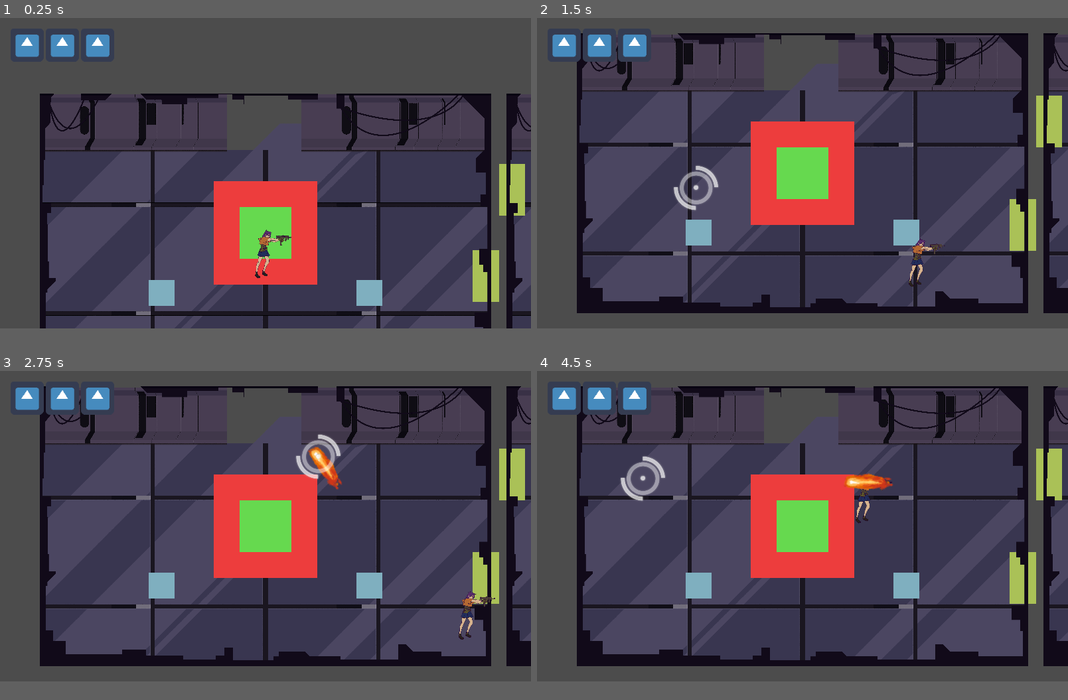
Above: before the commit, frames 1-4 (two rows, left to right).
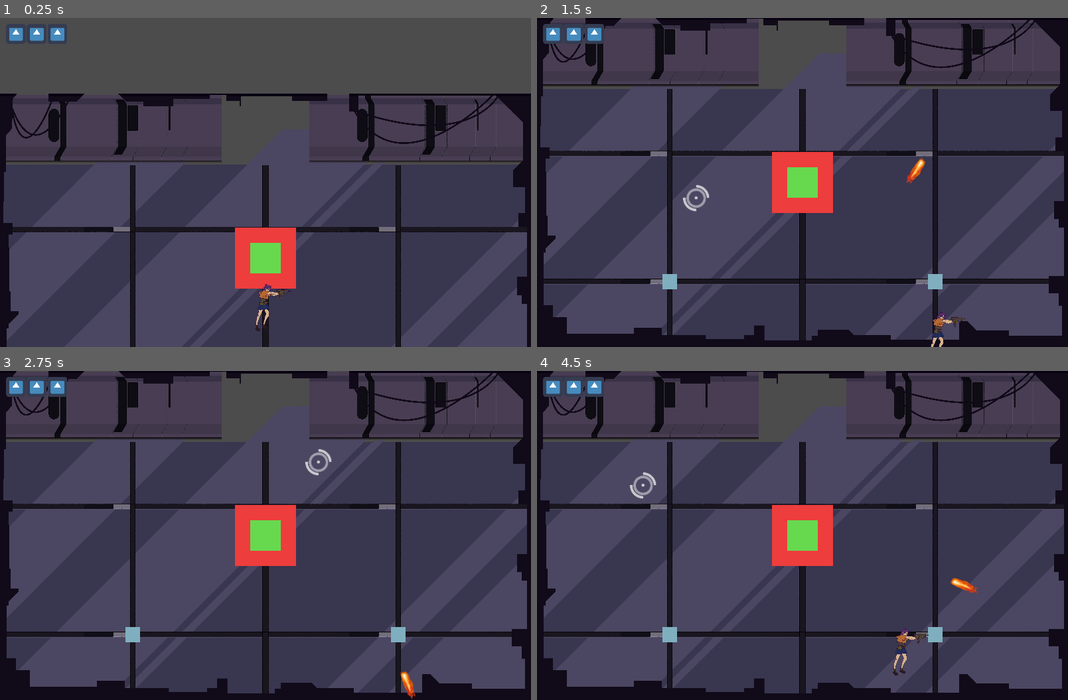
Above: after the commit, the same moments.

Repository: htw6174/purge-cycle
Game: Godot game, scene res://main.tscn
Same seed, same stepped clock (60 frames per second), same inputs: the game is played once before the commit and once after it. The engine's default icon, where the game draws it, is replaced by a stand-in: a white triangle on a blue panel in a dark square.
Inputs (mouse positions are in pixels of both pictures, inside the frame that each line leads up to):
- Up to frame 1 (0.25 s): no input
- Up to frame 2 (1.5 s): move the mouse to (919, 156) at 0.52 s; hold Right (move_right) 0.53-1.28 s; tap Space (fire_primary) at 0.6, 1.35 s; move the mouse to (696, 189) at 1.27 s; hold Down (move_down) from 1.28 s (still down)
- Up to frame 3 (2.75 s): tap Enter at 2 s; move the mouse to (318, 456) at 2.02 s; release Down (move_down) at 2.03 s; hold Right (move_right) from 2.03 s (still down); tap Space (fire_primary) at 2.1 s
- Up to frame 4 (4.5 s): move the mouse to (775, 588) at 2.77 s; release Right (move_right) at 2.78 s; hold Up (move_up) 2.78-3.53 s; tap Space (fire_primary) at 2.85, 3.6, 4.35 s; move the mouse to (961, 571) at 3.52 s; hold Left (move_left) from 3.53 s (still down); move the mouse to (643, 479) at 4.27 s
In our replay, the window is 800x468 before the commit and 800x496 after it. These sizes can differ from the game's own. Grey fills any space a smaller window leaves; there, only what the larger window draws over its background counts as a difference.

The runs differ from the first frame. In frame 1, 23% of the frame differs, in the area x 0-100%, y 3-100%; in frame 2, 33%; in frame 3, 33%; in frame 4, 33%, in the area x 0-100%, y 0-98%.

Commit message:
fix player and room alignment for new world scale

Diff:
--- a/game_logic/defs.gd
+++ b/game_logic/defs.gd
@@ -11,5 +11,6 @@
 
 # used to convert int to vec2 via the Direction enum
 const direction_vectors: Array = [Vector2.UP, Vector2.DOWN, Vector2.RIGHT, Vector2.LEFT]
+const direction_opposites: Array = [Direction.DOWN, Direction.UP, Direction.LEFT, Direction.RIGHT]
 
 const WAVE_MAX_SIZE: int = 10
--- a/game_logic/game_controller.gd
+++ b/game_logic/game_controller.gd
@@ -5,7 +5,7 @@
 extends Node
 
 # TODO: is there really a need for the active room thing?
-var active_room: RoomController
+var active_room
 var is_purge_active: bool = false
 
 signal level_started(entry_room)
@@ -17,7 +17,7 @@
 signal player_prompted(prompt_text, yes_text, no_text)
 signal hp_changed(new_hp)
 
-func set_active_room(room: RoomController):
+func set_active_room(room):
 	# disconnect old room signals
 	if active_room != null:
 		active_room.disconnect("room_completed", self, "_on_RoomController_room_completed")
@@ -25,12 +25,12 @@
 	room.connect("room_completed", self, "_on_RoomController_room_completed")
 	active_room = room
 
-func _on_LevelController_generation_finished(entry_room: RoomController):
+func _on_LevelController_generation_finished(entry_room):
 	set_active_room(entry_room)
 	emit_signal("level_started", entry_room)
 	emit_signal("room_changed", null, entry_room, Defs.Direction.UP)
 
-func _on_LevelController_room_changed(room_exited: RoomController, room_entered: RoomController, direction: int):
+func _on_LevelController_room_changed(room_exited, room_entered, direction: int):
 	set_active_room(room_entered)
 	emit_signal("room_changed", room_exited, room_entered, direction)
 
--- a/player/player.gd
+++ b/player/player.gd
@@ -3,7 +3,7 @@
 class_name Player
 
 export(float) var max_hp: int = 3
-export(float) var move_speed: float = 60
+export(float) var move_speed: float = 120
 export(PackedScene) var bullet_scene: PackedScene
 export(NodePath) var crosshair_path: NodePath
 onready var crosshair: Node2D = get_node(crosshair_path)
--- a/player/player.tscn
+++ b/player/player.tscn
@@ -8,11 +8,11 @@
 [ext_resource path="res://weapons/bullet_player.tscn" type="PackedScene" id=6]
 
 [sub_resource type="CircleShape2D" id=3]
-radius = 3.0
+radius = 6.0
 
 [sub_resource type="CapsuleShape2D" id=2]
-radius = 3.0
-height = 12.0
+radius = 4.0
+height = 18.0
 
 [node name="Player" type="KinematicBody2D" groups=["Player"]]
 collision_layer = 3
@@ -22,7 +22,7 @@
 crosshair_path = NodePath("Unattached/Crosshair")
 
 [node name="CollisionShape2D" type="CollisionShape2D" parent="."]
-position = Vector2( -1.5, -2 )
+position = Vector2( -3.20949, -1.18242 )
 shape = SubResource( 3 )
 
 [node name="HitBoxArea" type="Area2D" parent="."]
@@ -30,22 +30,22 @@
 collision_mask = 32
 
 [node name="CollisionShape2D" type="CollisionShape2D" parent="HitBoxArea"]
-position = Vector2( -0.5, -10 )
+position = Vector2( 0.0946045, -13.7906 )
 shape = SubResource( 2 )
 
 [node name="BottomSprite" type="AnimatedSprite" parent="."]
 position = Vector2( 0, -6 )
-scale = Vector2( 0.03, 0.03 )
+scale = Vector2( 0.05, 0.05 )
 frames = ExtResource( 1 )
 
 [node name="TopSprite" type="AnimatedSprite" parent="."]
-position = Vector2( 2.74546, -14.9107 )
-scale = Vector2( 0.03, 0.03 )
+position = Vector2( 4.58086, -20.834 )
+scale = Vector2( 0.05, 0.05 )
 frames = ExtResource( 2 )
 frame = 2
 
 [node name="BulletOrigin" type="Node2D" parent="."]
-position = Vector2( 8.87598, -15.876 )
+position = Vector2( 16.6801, -22.5653 )
 
 [node name="Unattached" type="Node" parent="."]
 
--- a/project.godot
+++ b/project.godot
@@ -85,6 +85,8 @@
 
 [display]
 
+window/size/width=1740
+window/size/height=1080
 window/stretch/mode="2d"
 window/stretch/aspect="keep"
 
--- a/room/combat_room.tscn
+++ b/room/combat_room.tscn
@@ -21,76 +21,63 @@
 spawner_paths = [ NodePath("Spawners/TopLeft") ]
 
 [node name="Floor" type="Node2D" parent="."]
-position = Vector2( 0, 11 )
+position = Vector2( 0, 23 )
+
+[node name="Floor" type="Sprite" parent="Floor"]
+scale = Vector2( 0.1, 0.1 )
+texture = ExtResource( 5 )
+
+[node name="Reflection" type="Sprite" parent="Floor"]
+position = Vector2( 0, -23 )
+scale = Vector2( 0.05, 0.05 )
+texture = ExtResource( 8 )
 
 [node name="TopLeft" type="Node2D" parent="Floor"]
-position = Vector2( -43.5, -22 )
-
-[node name="Floor" type="Sprite" parent="Floor/TopLeft"]
-position = Vector2( -2.86102e-06, -1.19209e-07 )
-scale = Vector2( 0.025, 0.025 )
-z_index = -2
-texture = ExtResource( 5 )
+position = Vector2( -87, -42 )
 
 [node name="Grill" type="Sprite" parent="Floor/TopLeft"]
-scale = Vector2( 0.025, 0.025 )
+scale = Vector2( 0.05, 0.05 )
 texture = ExtResource( 6 )
 
 [node name="TopRight" type="Node2D" parent="Floor"]
-position = Vector2( 43.5, -22 )
-
-[node name="Floor" type="Sprite" parent="Floor/TopRight"]
-position = Vector2( -2.86102e-06, -1.19209e-07 )
-scale = Vector2( 0.025, 0.025 )
-z_index = -2
-texture = ExtResource( 5 )
+position = Vector2( 87, -42 )
 
 [node name="Grill" type="Sprite" parent="Floor/TopRight"]
-scale = Vector2( 0.025, 0.025 )
+scale = Vector2( 0.05, 0.05 )
 texture = ExtResource( 6 )
 
 [node name="BottomLeft" type="Node2D" parent="Floor"]
-position = Vector2( -43.5, 20 )
-
-[node name="Floor" type="Sprite" parent="Floor/BottomLeft"]
-position = Vector2( -2.86102e-06, -1.19209e-07 )
-scale = Vector2( 0.025, 0.025 )
-z_index = -2
-texture = ExtResource( 5 )
+position = Vector2( -87, 42 )
 
 [node name="Grill" type="Sprite" parent="Floor/BottomLeft"]
-scale = Vector2( 0.025, 0.025 )
+scale = Vector2( 0.05, 0.05 )
 texture = ExtResource( 6 )
 
 [node name="BottomRight" type="Node2D" parent="Floor"]
-position = Vector2( 43.5, 20 )
-
-[node name="Floor" type="Sprite" parent="Floor/BottomRight"]
-position = Vector2( -2.86102e-06, -1.19209e-07 )
-scale = Vector2( 0.025, 0.025 )
-z_index = -2
-texture = ExtResource( 5 )
+position = Vector2( 87, 42 )
 
 [node name="Grill" type="Sprite" parent="Floor/BottomRight"]
-scale = Vector2( 0.025, 0.025 )
+scale = Vector2( 0.05, 0.05 )
 texture = ExtResource( 6 )
-
-[node name="Sprite" type="Sprite" parent="Floor"]
-position = Vector2( 0, -11 )
-scale = Vector2( 0.025, 0.025 )
-z_index = -1
-texture = ExtResource( 8 )
 
 [node name="Walls" type="Node2D" parent="."]
 
 [node name="Top" type="Node2D" parent="Walls"]
-position = Vector2( 0, -45 )
+position = Vector2( 0, -62 )
 
 [node name="Door" parent="Walls/Top" instance=ExtResource( 2 )]
-visible = false
+
+[node name="LeftWall" type="Sprite" parent="Walls/Top"]
+position = Vector2( -101, -22 )
+scale = Vector2( 0.05, 0.05 )
+texture = ExtResource( 7 )
+
+[node name="RightWall" type="Sprite" parent="Walls/Top"]
+position = Vector2( 101, -22 )
+scale = Vector2( 0.05, 0.05 )
+texture = ExtResource( 7 )
 
 [node name="StaticBody2D" type="StaticBody2D" parent="Walls/Top"]
-visible = false
 collision_layer = 257
 collision_mask = 0
 
@@ -102,25 +89,13 @@
 position = Vector2( -45, -2.5 )
 shape = SubResource( 3 )
 
-[node name="LeftWall" type="Sprite" parent="Walls/Top"]
-position = Vector2( -51, 3 )
-scale = Vector2( 0.025, 0.025 )
-texture = ExtResource( 7 )
-
-[node name="RightWall" type="Sprite" parent="Walls/Top"]
-position = Vector2( 50, 3 )
-scale = Vector2( 0.025, 0.025 )
-texture = ExtResource( 7 )
-
 [node name="Bottom" type="Node2D" parent="Walls"]
-position = Vector2( 0, 45 )
+position = Vector2( 0, 108 )
 
 [node name="Door" parent="Walls/Bottom" instance=ExtResource( 2 )]
-visible = false
 rotation = -3.14159
 
 [node name="StaticBody2D" type="StaticBody2D" parent="Walls/Bottom"]
-visible = false
 collision_layer = 257
 collision_mask = 0
 
@@ -133,14 +108,12 @@
 shape = SubResource( 3 )
 
 [node name="Right" type="Node2D" parent="Walls"]
-position = Vector2( 80, 0 )
+position = Vector2( 174, 0 )
 
 [node name="Door" parent="Walls/Right" instance=ExtResource( 2 )]
-visible = false
 rotation = 1.5708
 
 [node name="StaticBody2D" type="StaticBody2D" parent="Walls/Right"]
-visible = false
 collision_layer = 257
 collision_mask = 0
 
@@ -153,14 +126,12 @@
 shape = SubResource( 4 )
 
 [node name="Left" type="Node2D" parent="Walls"]
-position = Vector2( -80, 0 )
+position = Vector2( -174, 0 )
 
 [node name="Door" parent="Walls/Left" instance=ExtResource( 2 )]
-visible = false
 rotation = -1.5708
 
 [node name="StaticBody2D" type="StaticBody2D" parent="Walls/Left"]
-visible = false
 collision_layer = 257
 collision_mask = 0
 
@@ -175,22 +146,22 @@
 [node name="Obstacles" type="Node2D" parent="."]
 
 [node name="TopLeft" type="Node2D" parent="Obstacles"]
-position = Vector2( -40, -22 )
+position = Vector2( -87, -19 )
 
 [node name="TopRight" type="Node2D" parent="Obstacles"]
-position = Vector2( 40, -22 )
+position = Vector2( 87, -19 )
 
 [node name="BottomLeft" type="Node2D" parent="Obstacles"]
-position = Vector2( -40, 23 )
+position = Vector2( -87, 65 )
 
 [node name="BottomRight" type="Node2D" parent="Obstacles"]
-position = Vector2( 40, 23 )
+position = Vector2( 87, 65 )
 
 [node name="Spawners" type="Node2D" parent="."]
 
 [node name="TopLeft" parent="Spawners" instance=ExtResource( 4 )]
-position = Vector2( 66, -32 )
+position = Vector2( 142, -46 )
 
 [node name="Foreground" type="Sprite" parent="."]
-scale = Vector2( 0.025, 0.025 )
+scale = Vector2( 0.05, 0.05 )
 texture = ExtResource( 3 )
--- a/room/level_controller.gd
+++ b/room/level_controller.gd
@@ -2,7 +2,7 @@
 
 class_name LevelController
 
-const room_inner_size: Vector2 = Vector2(160, 90)
+const room_inner_size: Vector2 = Vector2(348, 216)
 const room_padding: Vector2 = Vector2(20, 20)
 const room_size: Vector2 = room_inner_size + room_padding
 
--- a/room/room_controller.gd
+++ b/room/room_controller.gd
@@ -35,7 +35,9 @@
 
 func get_entry_point(direction: int) -> Vector2:
 	# position next to the door when entering FROM given direction
-	return self.position + (Defs.direction_vectors[direction] * Vector2(-70, -35))
+	# position of door on opposite side, plus a nudge in the movement direction
+	var opposite_direction = Defs.direction_opposites[direction]
+	return doors[opposite_direction].get_global_position() + (Defs.direction_vectors[direction] * Vector2(20, 20))
 
 func activate_door(direction: int):
 	doors[direction].is_active = true
